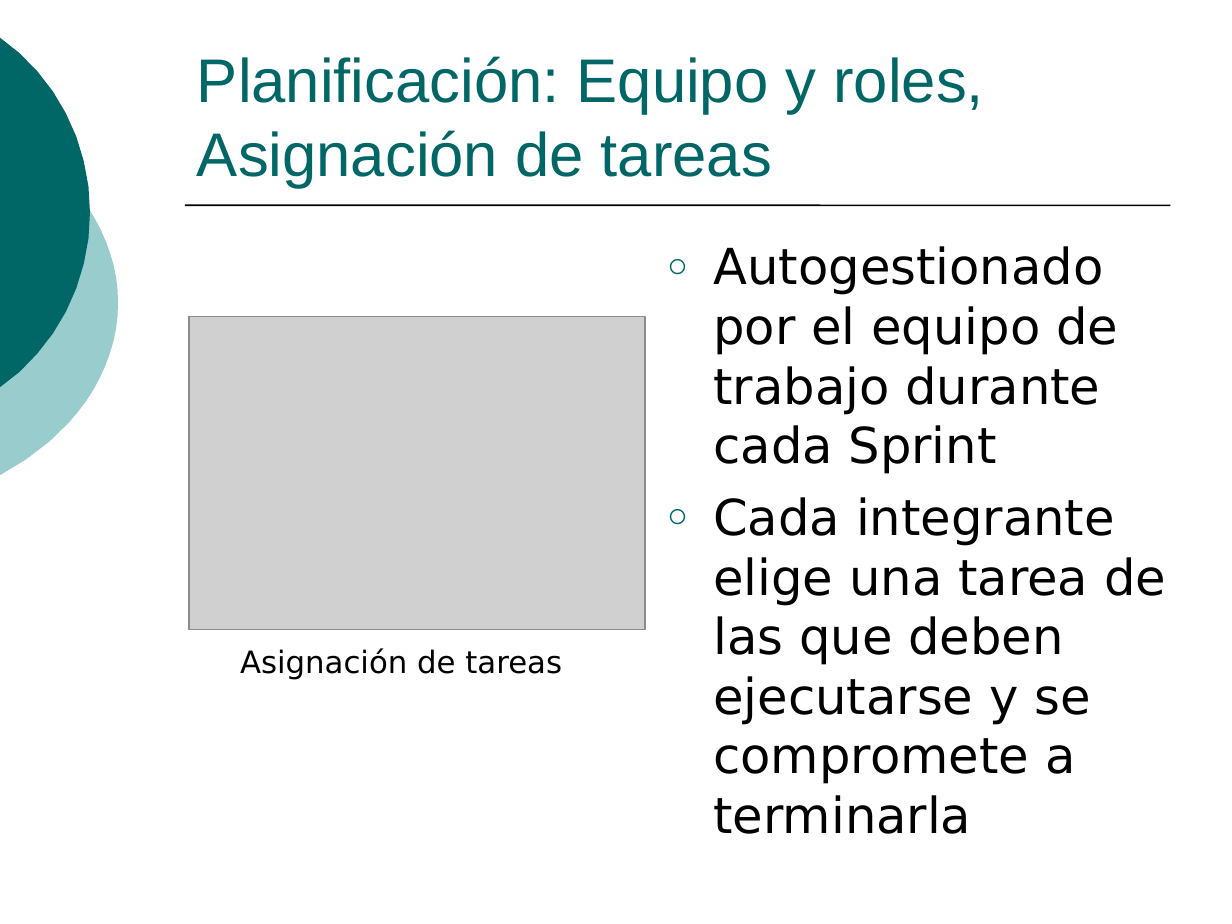
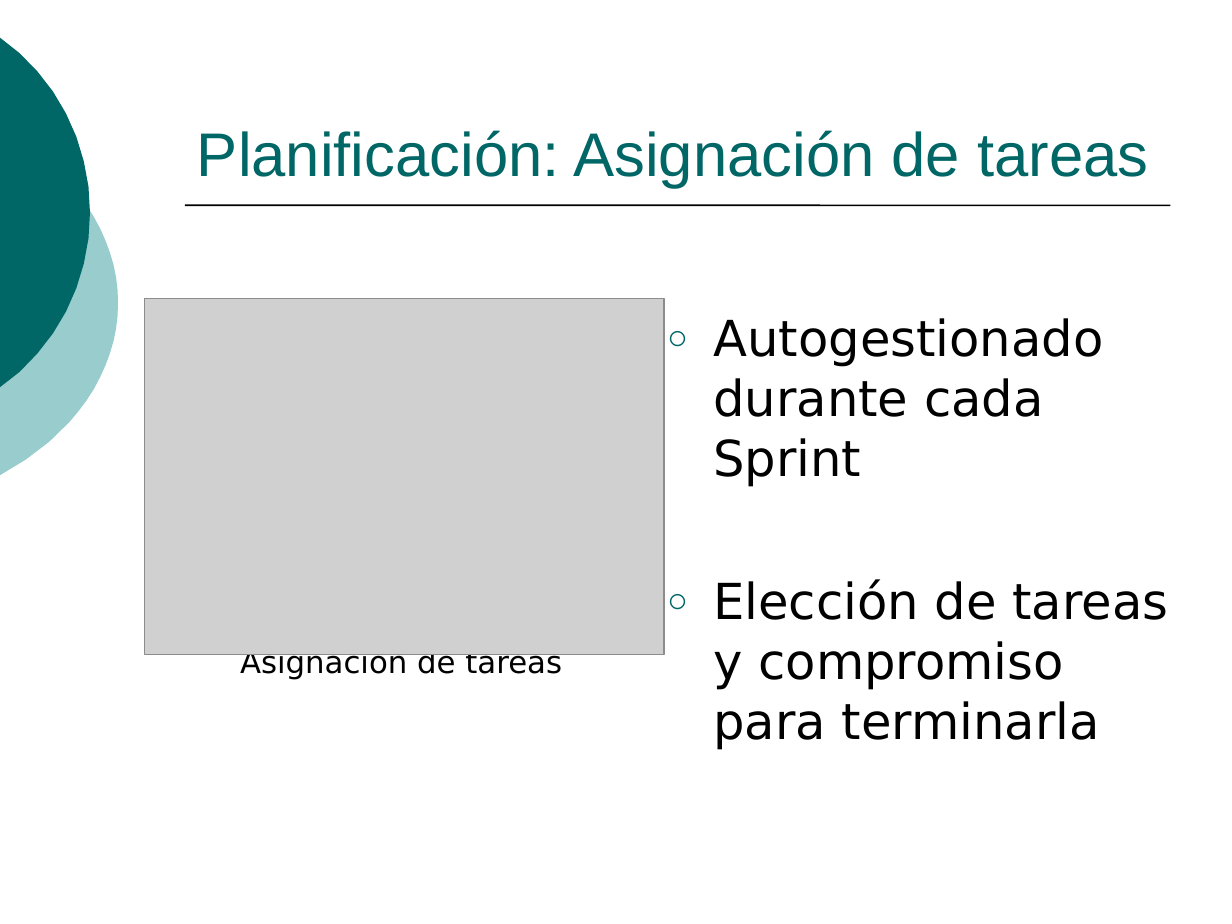
Before and after one commit to ingevy/taller-desarrollo-proyectos-ii-2do-2010, a slide deck: slide 7 of doc/presentaciones/Presentación inicial.ppt (slide 10 before the commit). Drawn at 1232x924 pixels with LibreOffice and Linux fonts; fonts in the diff are those of the drawing; grey boxes stand for pictures. Boxes give left, top, right and bottom in pixels: in the first picture for what was removed or moved away, otherwise in the second. Text is boxed around its words. In the diff, an @@ line names an element or a change of style, - is before the commit and + after.

Commit message:
Adaptación sección Planificación (en menos diapositivas)

```diff
--- a/doc/presentaciones/Presentación inicial.ppt
+++ b/doc/presentaciones/Presentación inicial.ppt
@@ title at (x1=197, y1=130, x2=1148, y2=187): text changed @@
-Planificación: Equipo y roles, Asignación de tareas
+Planificación: Asignación de tareas
@@ picture resized from (x1=188, y1=317, x2=644, y2=630) to (x1=144, y1=298, x2=664, y2=654) @@
@@ text at (x1=713, y1=318, x2=1169, y2=750): text changed @@
-○ Autogestionado por el equipo de trabajo durante cada Sprint
-○ Cada integrante elige una tarea de las que deben ejecutarse y se compromete a terminarla
+○ Autogestionado durante cada Sprint
+○ Elección de tareas y compromiso para terminarla
```
Also in this commit, not shown: 1 slide added, 4 slides removed.
